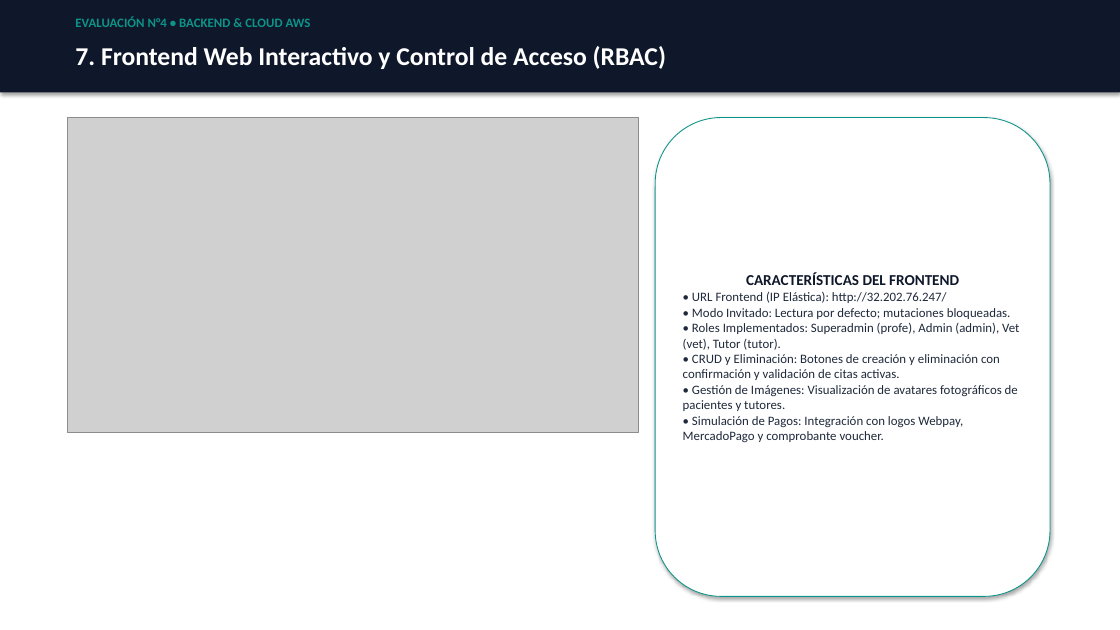
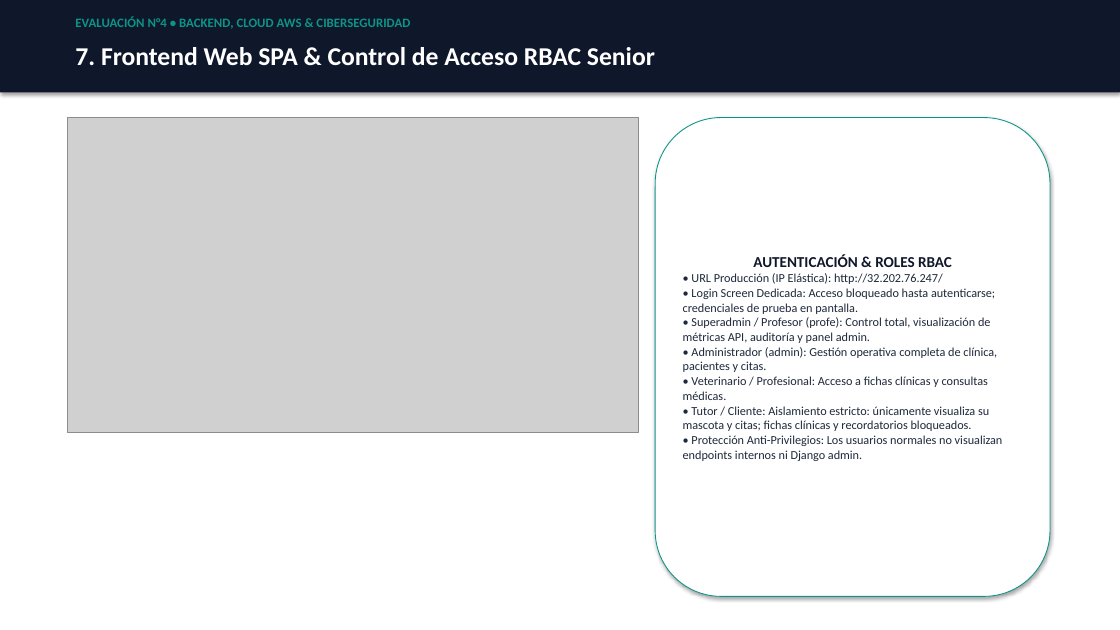
Before and after one commit to sebatmail/AWS-BACKEND-4, a slide deck: slide 8 of docs/PRESENTACION_EVALUACION_4_SEBASTIAN_TORRES.pptx. Drawn at 1120x630 pixels with LibreOffice and Linux fonts; fonts in the diff are those of the drawing; grey boxes stand for pictures. Boxes give left, top, right and bottom in pixels: in the first picture for what was removed or moved away, otherwise in the second. Text is boxed around its words. In the diff, an @@ line names an element or a change of style, - is before the commit and + after.

Commit message:
docs: add SAST and DAST security audit evidence, updated presentation and rubric reports

```diff
--- a/docs/PRESENTACION_EVALUACION_4_SEBASTIAN_TORRES.pptx
+++ b/docs/PRESENTACION_EVALUACION_4_SEBASTIAN_TORRES.pptx
@@ text at bbox=[75, 16, 410, 29]: text changed @@
-EVALUACIÓN N°4 • BACKEND & CLOUD AWS
+EVALUACIÓN N°4 • BACKEND, CLOUD AWS & CIBERSEGURIDAD
@@ text at bbox=[75, 47, 655, 65]: text changed @@
-7. Frontend Web Interactivo y Control de Acceso (RBAC)
+7. Frontend Web SPA & Control de Acceso RBAC Senior
@@ text in rounded rectangle at bbox=[683, 254, 1003, 461]: text changed; size 11 to 10.5 pt @@
-CARACTERÍSTICAS DEL FRONTEND
-• URL Frontend (IP Elástica): http://32.202.76.247/
-• Modo Invitado: Lectura por defecto; mutaciones bloqueadas.
-• Roles Implementados: Superadmin (profe), Admin (admin), Vet (vet), Tutor (tutor).
-• CRUD y Eliminación: Botones de creación y eliminación con confirmación y validación de citas activas.
-• Gestión de Imágenes: Visualización de avatares fotográficos de pacientes y tutores.
-• Simulación de Pagos: Integración con logos Webpay, MercadoPago y comprobante voucher.
+AUTENTICACIÓN & ROLES RBAC
+• URL Producción (IP Elástica): http://32.202.76.247/
+• Login Screen Dedicada: Acceso bloqueado hasta autenticarse; credenciales de prueba en pantalla.
+• Superadmin / Profesor (profe): Control total, visualización de métricas API, auditoría y panel admin.
+• Administrador (admin): Gestión operativa completa de clínica, pacientes y citas.
+• Veterinario / Profesional: Acceso a fichas clínicas y consultas médicas.
+• Tutor / Cliente: Aislamiento estricto: únicamente visualiza su mascota y citas; fichas clínicas y recordatorios bloqueados.
+• Protección Anti-Privilegios: Los usuarios normales no visualizan endpoints internos ni Django admin.
```
Also in this commit, not shown: 9 other slides changed, 3 slides added, 9 other files.
